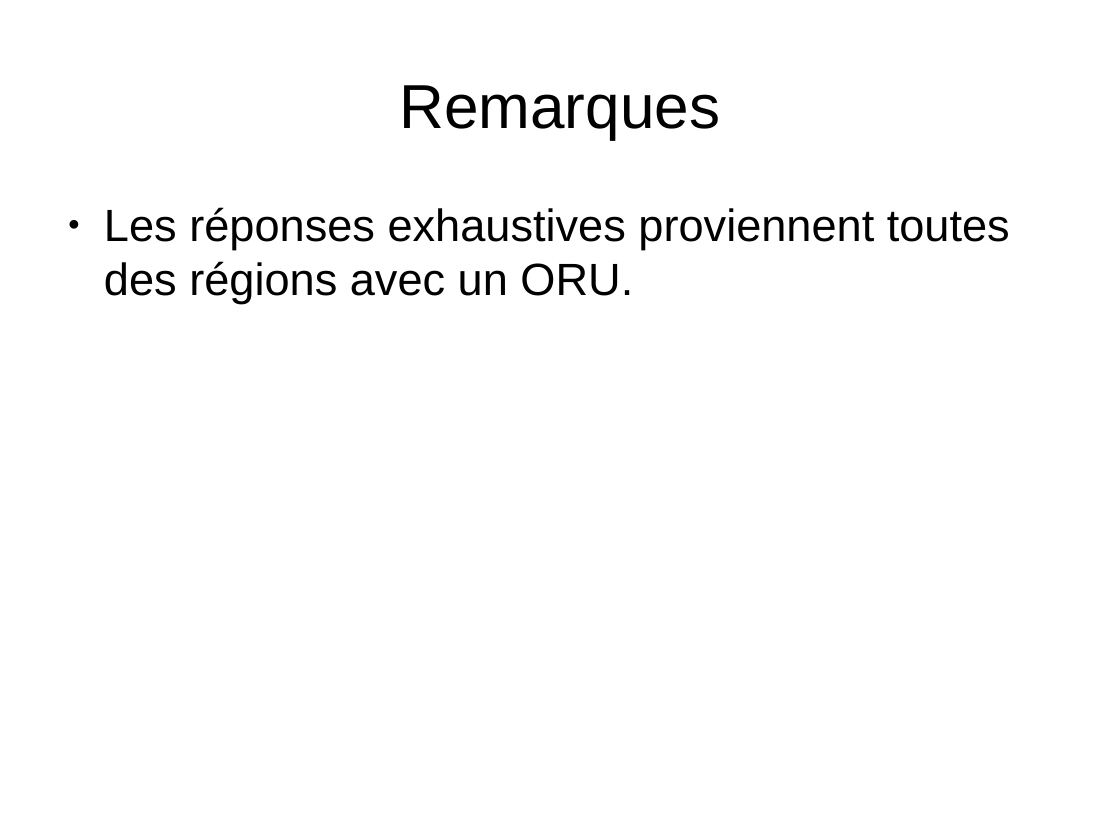
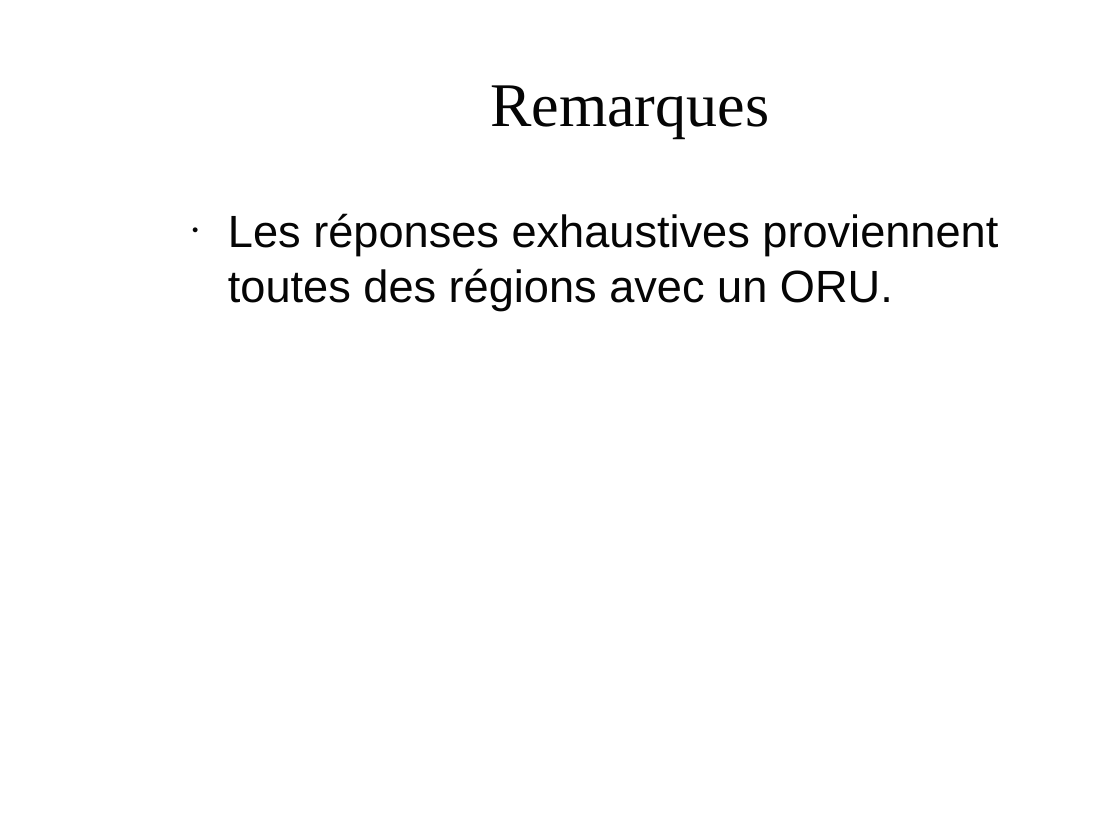
Before and after one commit to jcrb/InformatisationSU, a slide deck: slide 4 of Logiciels RPU.odp. Drawn at 1120x840 pixels with LibreOffice and Linux fonts; fonts in the diff are those of the drawing; background and template pictures are left out. Boxes give left, top, right and bottom in pixels: in the first picture for what was removed or moved away, otherwise in the second. Text is boxed around its words. In the diff, an @@ line names an element or a change of style, - is before the commit and + after.

```diff
--- a/Logiciels RPU.odp
+++ b/Logiciels RPU.odp
@@ title "Remarques": place and size @@
-title "Remarques" at bbox=[399, 85, 720, 139]
+title "Remarques" at bbox=[490, 85, 769, 138]
@@ title "Remarques" at bbox=[490, 85, 769, 138]: font Arial to Times New Roman, text colour #000000 to #050505 @@
@@ text "Les réponses exhaustives proviennent toutes ...": place and size @@
-text "Les réponses exhaustives proviennent toutes ..." at bbox=[104, 207, 1010, 304]
+text "Les réponses exhaustives proviennent toutes ..." at bbox=[228, 213, 998, 310]
@@ text "Les réponses exhaustives proviennent toutes ..." at bbox=[228, 213, 998, 310]: text colour #000000 to #050505; bullet colour #000000 to #050505 @@
```
Also in this commit, not shown: 6 other slides changed, 4 slides added, 3 slides removed, 12 other files.
